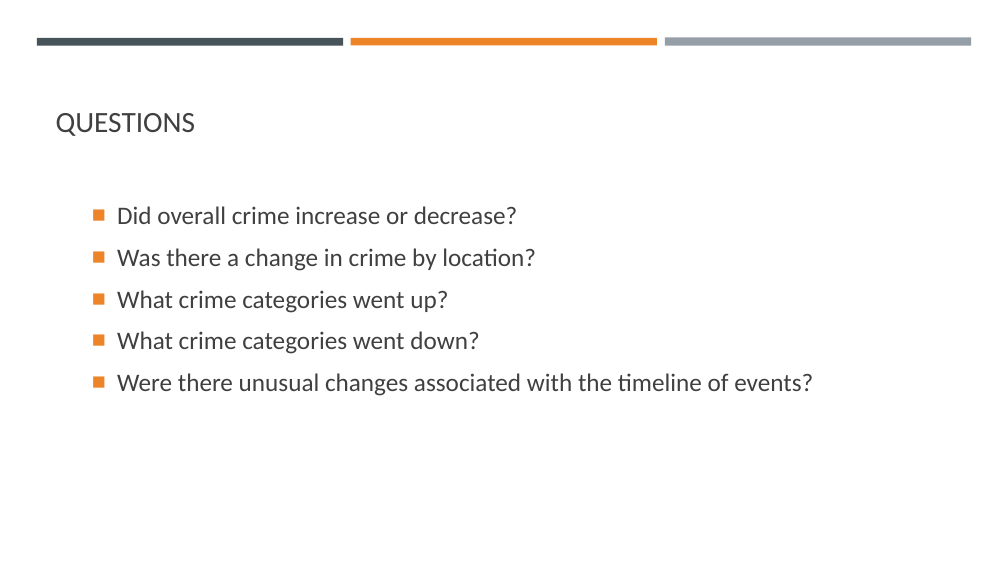
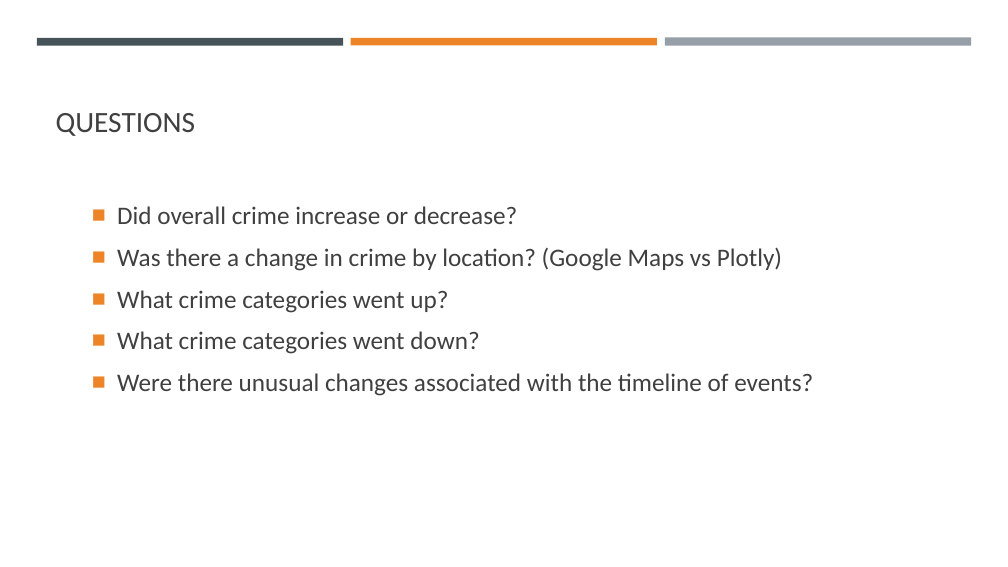
Before and after one commit to ibeth92/Crime_in_the_Time_of_COVID, a slide deck: slide 6 of CRIME IN THE TIME OF COVID.pptx. Drawn at 1008x567 pixels with LibreOffice and Linux fonts; fonts in the diff are those of the drawing. Boxes give left, top, right and bottom in pixels: in the first picture for what was removed or moved away, otherwise in the second. Text is boxed around its words. In the diff, an @@ line names an element or a change of style, - is before the commit and + after.

```diff
--- a/CRIME IN THE TIME OF COVID.pptx
+++ b/CRIME IN THE TIME OF COVID.pptx
@@ text at (117, 248, 782, 271): text changed @@
-■ Was there a change in crime by location?
+■ Was there a change in crime by location? (Google Maps vs Plotly)
```
Also in this commit, not shown: 2 other slides changed, 2 slides added.
